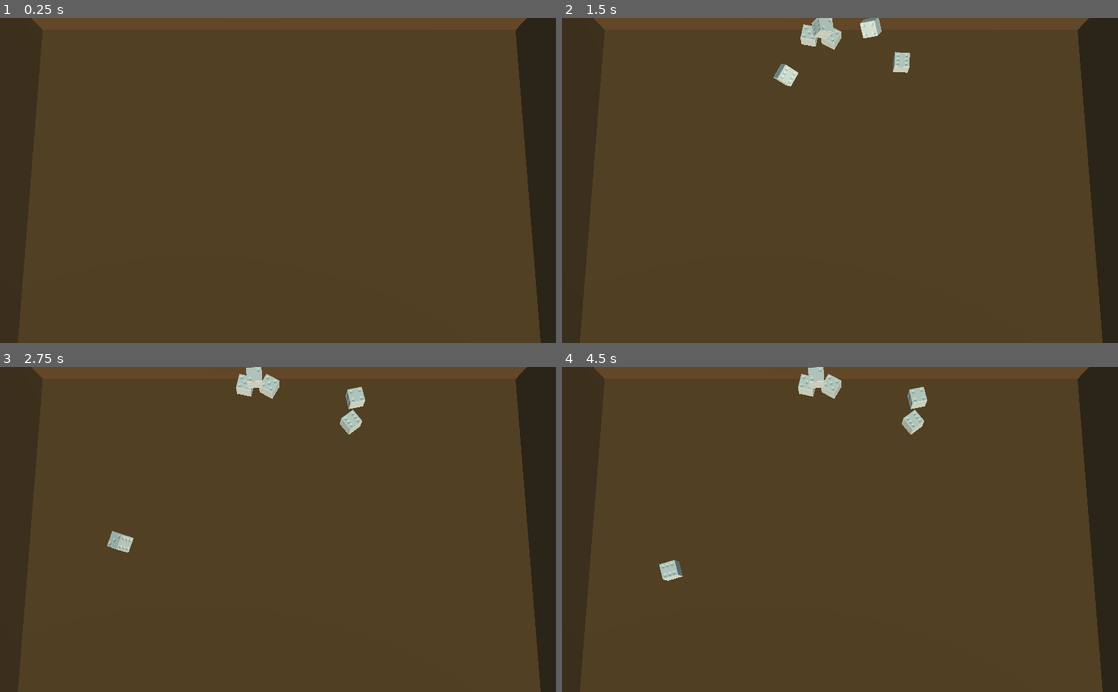
Above: before the commit, frames 1-4 (two rows, left to right).
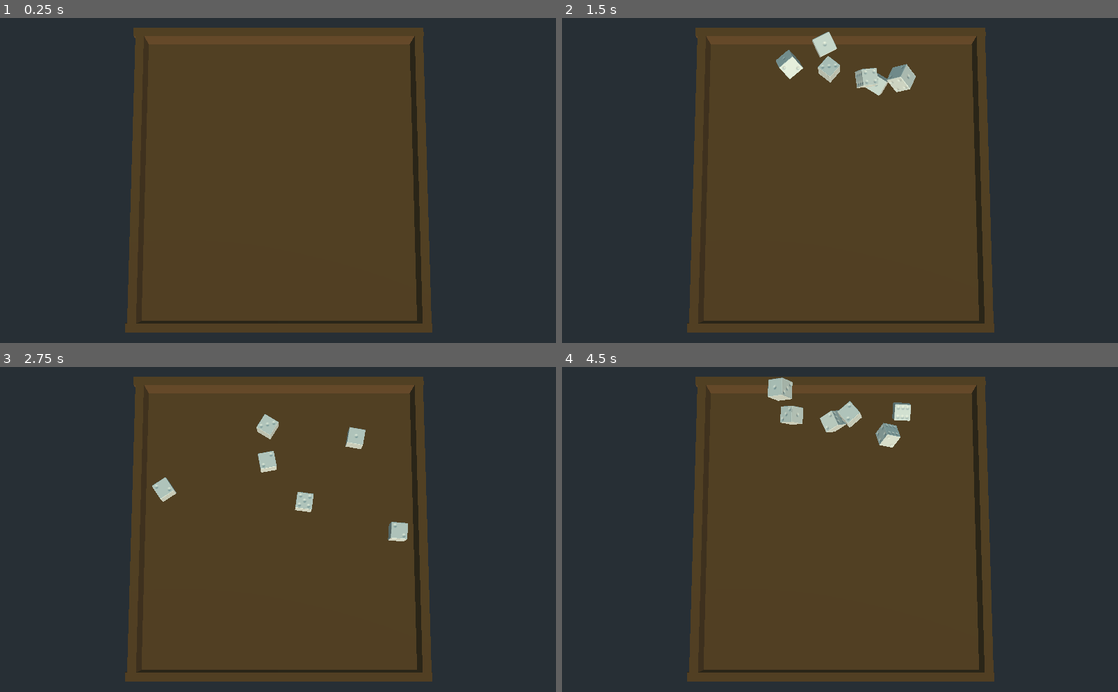
Above: after the commit, the same moments.

Repository: vjms/farkle
Game: Godot game, scene res://Maps/Board/Board.tscn
Same seed, same stepped clock (60 frames per second), same inputs: the game is played once before the commit and once after it. The project has no main scene, so this scene is started directly. The engine's default icon, where the game draws it, is replaced by a stand-in: a white triangle on a blue panel in a dark square.
Inputs (mouse positions are in pixels of both pictures, inside the frame that each line leads up to):
- Up to frame 1 (0.25 s): no input
- Up to frame 2 (1.5 s): tap Enter at 0.5 s; move the mouse to (962, 164) at 0.52 s; tap T at 0.6, 1.35 s; click (962, 164) at 0.67 s; move the mouse to (728, 196) at 1.27 s; click (728, 196) at 1.42 s
- Up to frame 3 (2.75 s): move the mouse to (333, 458) at 2.02 s; tap T at 2.1 s; click (333, 458) at 2.17 s
- Up to frame 4 (4.5 s): move the mouse to (812, 594) at 2.77 s; tap T at 2.85, 3.6, 4.35 s; click (812, 594) at 2.92 s; move the mouse to (1006, 578) at 3.52 s; click (1006, 578) at 3.67 s; move the mouse to (673, 480) at 4.27 s; click (673, 480) at 4.42 s

The runs differ from the first frame. In frame 1, 46% of the frame differs, in the area x 3-100%, y 0-100%; in frame 2, 48%; in frame 3, 48%; in frame 4, 48%.

Commit message:
hand counting and player initial

Diff:
--- a/Dice/DiceBody.gd
+++ b/Dice/DiceBody.gd
@@ -4,7 +4,17 @@
 var rng = RandomNumberGenerator.new()
 
 var timer = Timer.new()
-var resting = true
+var _resting = false setget _set_resting, is_resting
+
+
+func _set_resting(new_val):
+	_resting = new_val
+	Events.emit_signal("dice_resting", self)
+
+
+func is_resting():
+	return _resting
+
 
 func _ready():
 	timer.connect("timeout", self, "_on_physics_stop_timeout")
@@ -14,14 +24,13 @@
 	throw(Vector3(-1, 0, 0))
 
 
-
 func throw(direction: Vector3):
-	resting = false
+	_set_resting(false)
 	set_linear_velocity(Vector3())
 	set_angular_velocity(Vector3())
 	var power = rng.randf_range(5, 7)
 	var rot = rng.randf_range(-0.03, 0.03)
-	match rng.randi_range(1,3):
+	match rng.randi_range(1, 3):
 		1:
 			rotate(Vector3(1, 0, 0), rng.randf_range(PI / 2.0, 2.0 * PI))
 		2:
@@ -54,24 +63,20 @@
 	return c
 
 
-func _process(delta):
-	pass
-
-
 func _physics_process(delta):
-	if not resting:
+	if not _resting:
 		add_central_force(gravity * delta)
-		if get_linear_velocity().length() < 0.01:
+		if get_linear_velocity().length() < 0.1:
 			if timer.is_stopped():
 				timer.set_one_shot(true)
-				timer.start(0.5)
+				timer.start(0.4)
 		else:
 			timer.stop()
 
 
 func _on_physics_stop_timeout():
-	resting = true
-	print(get_pointed_number())
+	_set_resting(true)
+	#print(get_pointed_number())
 
 
 func _on_Dice_input_event(camera, event, click_position, click_normal, shape_idx):
--- a/Events.gd
+++ b/Events.gd
@@ -1,3 +1,6 @@
 extends Node
 
 signal dice_selected(dice)
+signal dice_resting(dice)
+signal all_dice_resting(dice)
+signal dice_thrown()
--- a/Maps/Board/Board.gd
+++ b/Maps/Board/Board.gd
@@ -2,25 +2,16 @@
 
 var dice = preload("res://Dice/Dice.tscn")
 onready var diceContainer = $DiceContainer
-onready var diceIndicator = $DiceSelectionRow
 
 var spawns: Array
-var selectedDice: Array
-
+var restingDice: Array
+var _all_dice_resting = false
+var _throw_in_progress = false
 
 
 func _ready():
-	Events.connect("dice_selected", self, "_on_dice_selected")
-
+	Events.connect("dice_resting", self, "_on_dice_resting")
 	children_of_type(self, "SpawnLocation", spawns)
-
-	for i in range(6):
-		var inst = dice.instance()
-		diceContainer.add_child(inst)
-		inst.transform.origin = spawns[i].transform.origin
-
-	for dice in diceContainer.get_children():
-		dice.throw(Vector3(-1, 0, 0))
 
 
 func children_of_type(parent, type, array):
@@ -30,11 +21,59 @@
 			array.append(child)
 
 
-func _on_dice_selected(dice):
-	var index = selectedDice.find(dice)
-	if index == -1:
-		selectedDice.append(dice)
+func _remove_dice():
+	restingDice.clear()
+	for child in diceContainer.get_children():
+		child.queue_free()
+		diceContainer.remove_child(child)
+
+
+func throw_dice(count: int):
+	if _throw_in_progress:
+		return
+	if count == 0:
+		return
+	if count > spawns.size():
+		count = spawns.size()
+
+	Events.emit_signal("dice_thrown")
+	_throw_in_progress = true
+	_remove_dice()
+
+	for i in range(count):
+		var inst = dice.instance()
+		diceContainer.add_child(inst)
+		inst.transform.origin = spawns[i].transform.origin
+
+	for dice in diceContainer.get_children():
+		dice.throw(Vector3(-1, 0, 0))
+
+
+
+func _input(event):
+	if event is InputEventKey:
+		if event.scancode == KEY_T and event.pressed:
+			throw_dice(6)
+
+
+func _on_dice_resting(dice):
+	if not dice.is_resting():
+		restingDice.remove(restingDice.find(dice))
 	else:
-		selectedDice.remove(index)
-	diceIndicator.reset()
-	diceIndicator.add_indicators(selectedDice)
+		var index = restingDice.find(dice)
+		if index == -1:
+			restingDice.append(dice)
+			_all_dice_resting = true
+			for child in diceContainer.get_children():
+				if restingDice.find(child) == -1:
+					_all_dice_resting = false
+					break
+		else:
+			restingDice.remove(index)
+		if _all_dice_resting:
+			_throw_in_progress = false
+			Events.emit_signal("all_dice_resting", diceContainer.get_children())
+			var hand = load("res://Player/Hand.gd").new()
+			for d in diceContainer.get_children():
+				hand.add_dice(d)
+			hand.get_score()
--- a/Maps/Board/Board.tscn
+++ b/Maps/Board/Board.tscn
@@ -15,7 +15,7 @@
 script = ExtResource( 2 )
 
 [node name="Wall1" type="MeshInstance" parent="."]
-transform = Transform( 34.4599, 0, 0, 0, 1, 0, 0, 0, 34.4599, 0, 0, 0 )
+transform = Transform( 17.7868, 0, 0, 0, 1, 0, 0, 0, 17.7868, 0.195181, 0, -0.0758179 )
 mesh = SubResource( 1 )
 material/0 = SubResource( 2 )
 
@@ -25,72 +25,76 @@
 shape = SubResource( 3 )
 
 [node name="Wall2" type="MeshInstance" parent="."]
-transform = Transform( -5.61424e-06, -1, 0, 34.4599, -1.62921e-07, 0, 0, 0, 34.4599, -34.1039, 25.3595, 0 )
+transform = Transform( -2.89784e-06, -0.51616, 0, 1.9145, -9.05144e-09, 0, 0, 0, 17.7868, -17.4079, 2.15476, -0.0758179 )
 mesh = SubResource( 1 )
 material/0 = SubResource( 2 )
 
 [node name="StaticBody" type="StaticBody" parent="Wall2"]
+transform = Transform( 43.448, -2.00965e-07, 0, -0.000238642, 0.941391, 0, 0, 0, 0.941391, 0, -2.02244, -0.000266514 )
 
 [node name="CollisionShape" type="CollisionShape" parent="Wall2/StaticBody"]
 shape = SubResource( 3 )
 
 [node name="Wall5" type="MeshInstance" parent="."]
-transform = Transform( -5.61424e-06, -1, 0, 34.4599, -1.62921e-07, 0, 0, 0, 34.4599, 34.9107, 25.3595, 0 )
+transform = Transform( -2.89784e-06, -0.51616, 0, 1.9145, -9.05144e-09, 0, 0, 0, 17.7868, 18.2147, 2.15476, -0.0758179 )
 mesh = SubResource( 1 )
 material/0 = SubResource( 2 )
 
 [node name="StaticBody" type="StaticBody" parent="Wall5"]
+transform = Transform( 43.448, -2.00965e-07, 0, -0.000238642, 0.941391, 0, 0, 0, 0.941391, 0, 2.02244, -0.000266514 )
 
 [node name="CollisionShape" type="CollisionShape" parent="Wall5/StaticBody"]
 shape = SubResource( 3 )
 
 [node name="Wall3" type="MeshInstance" parent="."]
-transform = Transform( 9.14675e-13, 1.62921e-07, 34.4599, 34.4599, -1.62921e-07, 0, 5.61424e-06, 1, -5.61424e-06, -0.0138092, 25.3595, 33 )
+transform = Transform( 4.72118e-13, 8.40932e-08, 17.7868, 1.9145, -9.05144e-09, 0, 2.89784e-06, 0.51616, -2.89784e-06, 0.188054, 2.15476, 16.9574 )
 mesh = SubResource( 1 )
 material/0 = SubResource( 2 )
 
 [node name="StaticBody" type="StaticBody" parent="Wall3"]
+transform = Transform( 43.448, -2.00965e-07, -1.86347e-20, -0.000238642, 0.941391, 1.81899e-12, 2.44284e-18, 0, 0.941391, 0, -1.94327, 0.000709595 )
 
 [node name="CollisionShape" type="CollisionShape" parent="Wall3/StaticBody"]
 shape = SubResource( 3 )
 
 [node name="Wall4" type="MeshInstance" parent="."]
-transform = Transform( 9.14675e-13, 1.62921e-07, -34.4599, 34.4599, -1.62921e-07, 0, -5.61424e-06, -1, -5.61424e-06, 0.0346432, 25.3595, -33.3134 )
+transform = Transform( 4.72118e-13, 8.40932e-08, -17.7868, 1.9145, -9.05144e-09, 0, -2.89784e-06, -0.51616, -2.89784e-06, 0.213063, 2.15476, -17.2708 )
 mesh = SubResource( 1 )
 material/0 = SubResource( 2 )
 
 [node name="StaticBody" type="StaticBody" parent="Wall4"]
+transform = Transform( 43.448, -2.00965e-07, 1.86347e-20, -0.000238642, 0.941391, -1.81899e-12, -2.44284e-18, 0, 0.941391, 0, -1.94327, -0.000627187 )
 
 [node name="CollisionShape" type="CollisionShape" parent="Wall4/StaticBody"]
 shape = SubResource( 3 )
 
 [node name="Camera" type="Camera" parent="."]
-transform = Transform( -1.62921e-07, -0.984808, 0.173648, 0, 0.173648, 0.984808, -1, 1.60446e-07, -2.82909e-08, 0, 70.767, 0 )
-fov = 33.1
+transform = Transform( -1.62921e-07, -0.991794, 0.127843, 0, 0.127843, 0.991794, -1, 1.61584e-07, -2.08283e-08, 10.939, 81.097, 0 )
+fov = 28.0
 
 [node name="DirectionalLight" type="DirectionalLight" parent="."]
 transform = Transform( -0.107766, -0.417471, 0.902278, -0.0495098, 0.90869, 0.414524, -0.992943, 0, -0.118595, 63.5152, 50.6712, -0.000640869 )
 
 [node name="SpawnLocation" parent="." instance=ExtResource( 1 )]
-transform = Transform( 1, 0, 0, 0, 1, 0, 0, 0, 1, 32.5308, 14.8709, 0.00345612 )
+transform = Transform( 1, 0, 0, 0, 1, 0, 0, 0, 1, 15.3902, 15.2235, 0.00345612 )
 
 [node name="SpawnLocation2" parent="." instance=ExtResource( 1 )]
-transform = Transform( 1, 0, 0, 0, 1, 0, 0, 0, 1, 32.5308, 11.0282, 0.00345612 )
+transform = Transform( 1, 0, 0, 0, 1, 0, 0, 0, 1, 15.3902, 11.3808, 0.00345612 )
 
 [node name="SpawnLocation3" parent="." instance=ExtResource( 1 )]
-transform = Transform( 1, 0, 0, 0, 1, 0, 0, 0, 1, 29.893, 15.6325, 2.06734 )
+transform = Transform( 1, 0, 0, 0, 1, 0, 0, 0, 1, 12.7524, 15.9851, 2.06734 )
 
 [node name="SpawnLocation4" parent="." instance=ExtResource( 1 )]
-transform = Transform( 1, 0, 0, 0, 1, 0, 0, 0, 1, 29.8682, 11.852, -2.33058 )
+transform = Transform( 1, 0, 0, 0, 1, 0, 0, 0, 1, 12.7276, 12.2046, -2.33058 )
 
 [node name="SpawnLocation5" parent="." instance=ExtResource( 1 )]
-transform = Transform( 1, 0, 0, 0, 1, 0, 0, 0, 1, 29.5001, 11.3914, 2.36739 )
+transform = Transform( 1, 0, 0, 0, 1, 0, 0, 0, 1, 12.3595, 11.744, 2.36739 )
 
 [node name="SpawnLocation6" parent="." instance=ExtResource( 1 )]
-transform = Transform( 1, 0, 0, 0, 1, 0, 0, 0, 1, 29.2504, 14.8709, -1.62455 )
+transform = Transform( 1, 0, 0, 0, 1, 0, 0, 0, 1, 12.1098, 15.2235, -1.62455 )
 
 [node name="DiceContainer" type="Spatial" parent="."]
 
 [node name="DiceSelectionRow" parent="." instance=ExtResource( 3 )]
-margin_right = -829.0
+margin_right = -606.0
 margin_bottom = -565.0
--- /dev/null
+++ b/Player/Hand.gd
@@ -0,0 +1,145 @@
+extends Node
+
+var _dice: Array
+var _score = 0
+var _calculated = false
+var _committed = false
+
+
+func add_dice(dice):
+	if not _committed and _dice.find(dice) == -1:
+		_dice.append(dice)
+		_calculated = false
+
+
+func remove_dice(dice):
+	if not _committed:
+		var index = _dice.find(dice)
+		_dice.remove(index)
+		_calculated = false
+
+
+func commit():
+	_committed = true
+
+
+func is_scoring_hand() -> bool:
+	return _score > 0
+
+
+func get_score() -> int:
+	if not _calculated:
+		_calculate_score()
+	return _score
+
+
+func get_dice_count() -> int:
+	return _dice.size()
+
+
+func _calculate_score():
+	var numbers = Array()
+	for d in _dice:
+		numbers.append(d.get_pointed_number())
+	numbers.sort()
+	var counts = [numbers.count(1), numbers.count(2), numbers.count(3), numbers.count(4), numbers.count(5), numbers.count(6)]
+	var temp = String(counts)
+	_score = 0
+
+	# check multiple sames:
+	var index = 0
+	for c in counts:
+		index += 1
+		match c:
+			6:
+				_score += _multiple_same_base_score(index) * 4
+				counts[index - 1] = 0
+			5:
+				_score += _multiple_same_base_score(index) * 3
+				counts[index - 1] = 0
+			4:
+				_score += _multiple_same_base_score(index) * 2
+				counts[index - 1] = 0
+			3:
+				_score += _multiple_same_base_score(index)
+				counts[index - 1] = 0
+
+	# check full straight:
+	_score += _partial_straight(counts, 1, 6, 1500)
+
+	# check small straight:
+	_score += _partial_straight(counts, 1, 5, 750)
+
+	# check big straight
+	_score += _partial_straight(counts, 2, 6, 1000)
+
+	# check singular:
+	_score += counts[0] * 100  # ones
+	_score += counts[4] * 50  # fives
+
+	#print(numbers, " ", temp, " ", counts, " ", _score)
+	print(numbers, " ", _score)
+	_calculated = true
+
+
+func _partial_straight(numbers, start, end, score):
+	var returned_score = 0
+	if _sum(numbers) >= (end - start) + 1:
+		for n in range(start - 1, end):
+			if numbers[n] == 0:
+				break
+			if n == end - 1:
+				returned_score += score
+				for i in range(start - 1, end):
+					numbers[i] -= 1
+	return returned_score
+
+
+func _sum(array) -> int:
+	var sum = 0
+	for a in array:
+		sum += a
+	return sum
+
+
+func _multiple_same_base_score(number):
+	match number:
+		1:
+			return 1000
+		2:
+			return 200
+		3:
+			return 300
+		4:
+			return 400
+		5:
+			return 500
+		6:
+			return 600
+	return 0
+
+#######################################
+# farkle scoring rules:
+
+# 5 = 50
+# 1 = 100
+
+# triples:
+# 1 = 1000
+# 2 = 200
+# 3 = 300
+# 4 = 400
+# 5 = 500
+# 6 = 600
+
+# quadruple -> value of triples * 2
+# quintuple -> value of triples * 3
+# sextuple -> value of triples * 4
+
+# straight from 1 to 5 = 750
+# straight from 2 to 5 = 1000
+# straight from 1 to 6 = 1500
+
+# special cases
+
+#######################################
--- /dev/null
+++ b/Player/Player.gd
@@ -0,0 +1,4 @@
+extends Spatial
+
+var score = 0
+var hand
--- /dev/null
+++ b/Player/Player.tscn
@@ -0,0 +1,6 @@
+[gd_scene load_steps=2 format=2]
+
+[ext_resource path="res://Player/Player.gd" type="Script" id=1]
+
+[node name="Player" type="Spatial"]
+script = ExtResource( 1 )
--- a/Spawn/SpawnLocation.tscn
+++ b/Spawn/SpawnLocation.tscn
@@ -1,13 +1,17 @@
-[gd_scene load_steps=2 format=2]
+[gd_scene load_steps=3 format=2]
 
 [ext_resource path="res://icon.png" type="Texture" id=1]
+[ext_resource path="res://Utility/SpatialHideWhenReady.gd" type="Script" id=2]
+
 
 [node name="SpawnLocation" type="Spatial"]
 
 [node name="Sprite3D" type="Sprite3D" parent="."]
 transform = Transform( 3.64493, 0, 0, 0, 3.64493, 0, 0, 0, 3.64493, 0, 0, 0 )
 texture = ExtResource( 1 )
+script = ExtResource( 2 )
 
 [node name="Sprite3D2" type="Sprite3D" parent="."]
 transform = Transform( -5.93834e-07, 0, 3.64493, 0, 3.64493, 0, -3.64493, 0, -5.93834e-07, 0, 0, 0 )
 texture = ExtResource( 1 )
+script = ExtResource( 2 )
--- a/UI/DiceIndication/DiceSelectionRow.gd
+++ b/UI/DiceIndication/DiceSelectionRow.gd
@@ -1,6 +1,10 @@
 extends Control
 
 var indicator = preload("res://UI/DiceIndication/DiceIndicator.tscn")
+
+func _ready():
+	Events.connect("all_dice_resting", self, "_on_dice_resting")
+	Events.connect("dice_thrown", self, "reset")
 
 func reset():
 	for child in $HBoxContainer.get_children():
@@ -15,3 +19,7 @@
 		inst.set_number(d.get_pointed_number())
 		$HBoxContainer.add_child(inst)
 	$HBoxContainer.add_constant_override("separation", $HBoxContainer.get_child(0).margin_right + 1)
+
+func _on_dice_resting(dice):
+	reset()
+	add_indicators(dice)
--- /dev/null
+++ b/Utility/SpatialHideWhenReady.gd
@@ -0,0 +1,4 @@
+extends Spatial
+
+func _ready():
+	hide()
